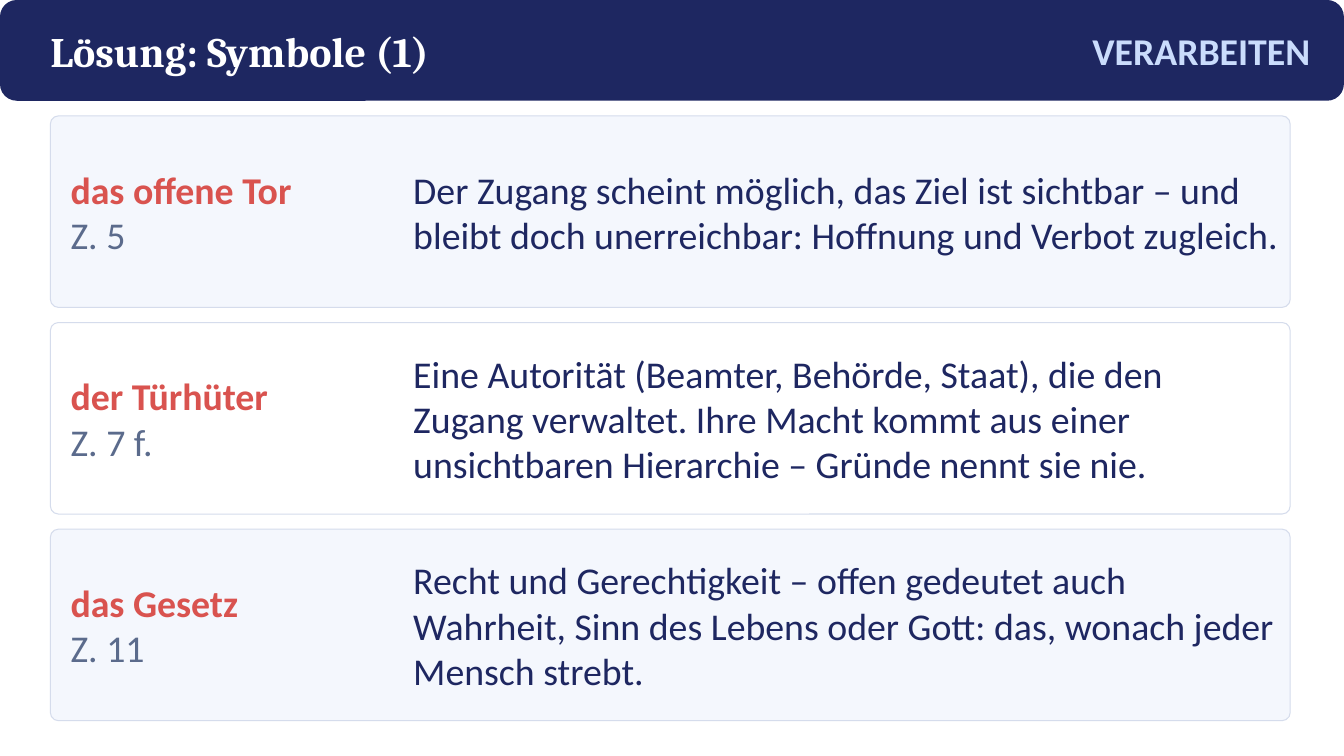
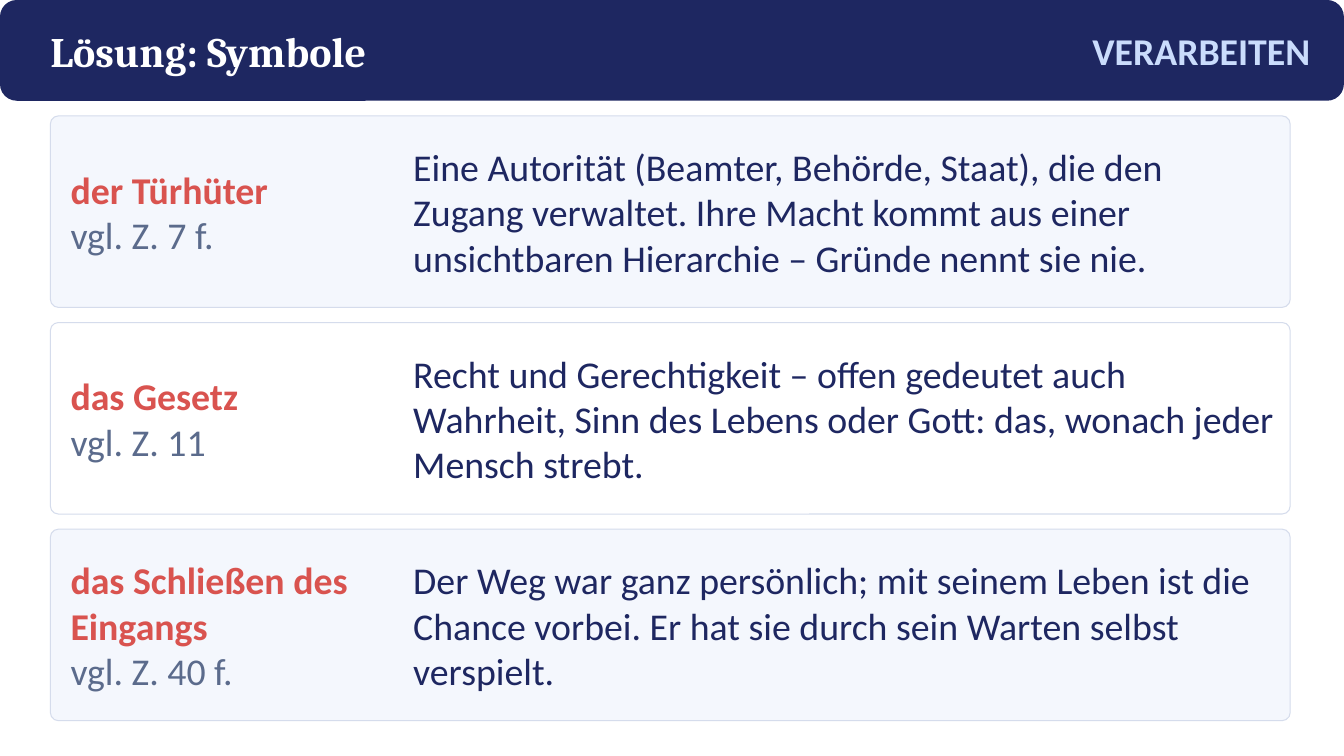
Before and after one commit to golzkonstantin-gif/Schule, a slide deck: slide 16 of Deutsch_11/Kafka_Vor_dem_Gesetz/Praesentation_Vor_dem_Gesetz.pptx (slide 14 before the commit). Drawn at 1344x756 pixels with LibreOffice and Linux fonts; fonts in the diff are those of the drawing. Boxes give left, top, right and bottom in pixels: in the first picture for what was removed or moved away, otherwise in the second. Text is boxed around its words. In the diff, an @@ line names an element or a change of style, - is before the commit and + after.

```diff
--- a/Deutsch_11/Kafka_Vor_dem_Gesetz/Praesentation_Vor_dem_Gesetz.pptx
+++ b/Deutsch_11/Kafka_Vor_dem_Gesetz/Praesentation_Vor_dem_Gesetz.pptx
@@ text at (50,38,366,77): text changed @@
-Lösung: Symbole (1)
+Lösung: Symbole
@@ text at (71,177,268,256): text changed @@
-das offene Tor
-Z. 5
+der Türhüter
+vgl. Z. 7 f.
@@ text at (413,153,1163,273): text changed @@
-Der Zugang scheint möglich, das Ziel ist sichtbar – und bleibt doch unerreichbar: Hoffnung und Verbot zugleich.
+Eine Autorität (Beamter, Behörde, Staat), die den Zugang verwaltet. Ihre Macht kommt aus einer unsichtbaren Hierarchie – Gründe nennt sie nie.
@@ text at (71,383,238,463): text changed @@
-der Türhüter
-Z. 7 f.
+das Gesetz
+vgl. Z. 11
@@ text at (413,361,1274,479): text changed @@
-Eine Autorität (Beamter, Behörde, Staat), die den Zugang verwaltet. Ihre Macht kommt aus einer unsichtbaren Hierarchie – Gründe nennt sie nie.
+Recht und Gerechtigkeit – offen gedeutet auch Wahrheit, Sinn des Lebens oder Gott: das, wonach jeder Mensch strebt.
@@ text at (71,567,347,692): text changed @@
-das Gesetz
-Z. 11
+das Schließen des Eingangs
+vgl. Z. 40 f.
@@ text at (413,567,1249,691): text changed @@
-Recht und Gerechtigkeit – offen gedeutet auch Wahrheit, Sinn des Lebens oder Gott: das, wonach jeder Mensch strebt.
+Der Weg war ganz persönlich; mit seinem Leben ist die Chance vorbei. Er hat sie durch sein Warten selbst verspielt.
```
Also in this commit, not shown: 7 other slides changed, 10 slides added, 10 slides removed, 13 other files.
